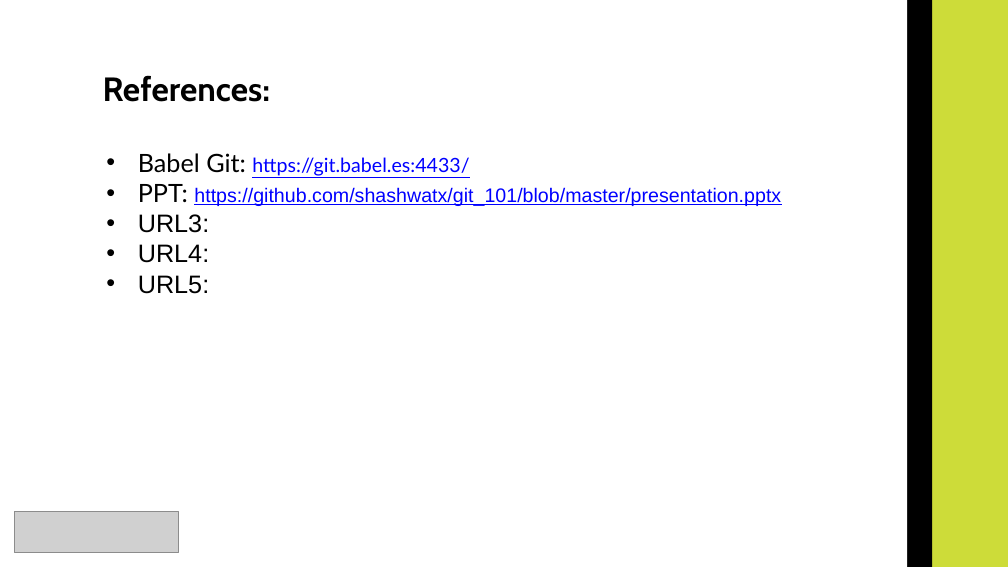
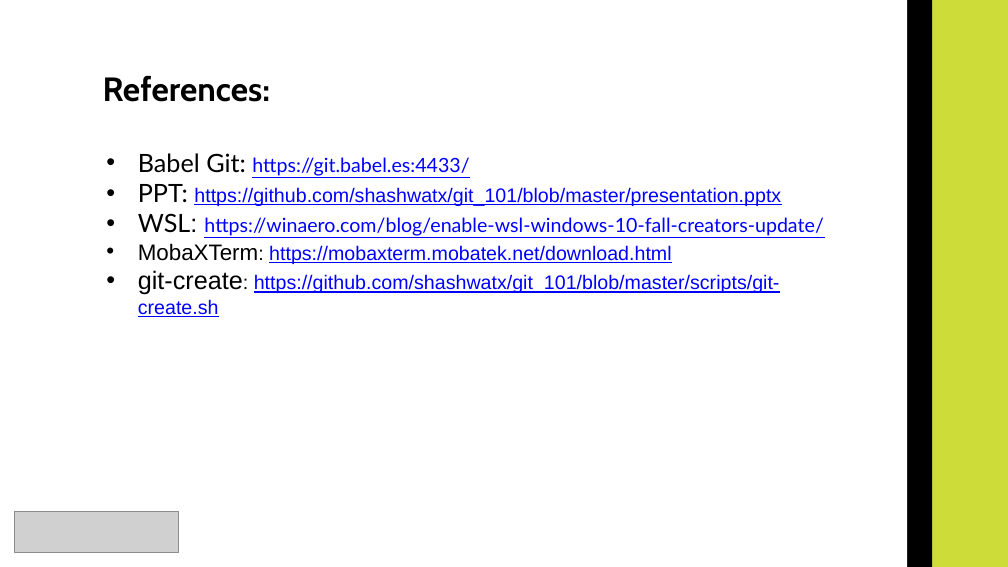
Before and after one commit to shashwatx/git_101, a slide deck: slide 2 of presentation.pptx. Drawn at 1008x567 pixels with LibreOffice and Linux fonts; fonts in the diff are those of the drawing; grey boxes stand for pictures. Boxes give left, top, right and bottom in pixels: in the first picture for what was removed or moved away, otherwise in the second. Text is boxed around its words. In the diff, an @@ line names an element or a change of style, - is before the commit and + after.

```diff
--- a/presentation.pptx
+++ b/presentation.pptx
@@ text at box(138, 213, 823, 317): text changed; size 18 to 14 pt; text colour #000000 to #0000FF @@
-• URL3:
-• URL4:
-• URL5:
+• WSL: https://winaero.com/blog/enable-wsl-windows-10-fall-creators-update/
+• MobaXTerm: https://mobaxterm.mobatek.net/download.html
+• git-create: https://github.com/shashwatx/git_101/blob/master/scripts/git-create.sh
```
Also in this commit, not shown: 9 other slides changed, 1 slide removed, 2 other files.
